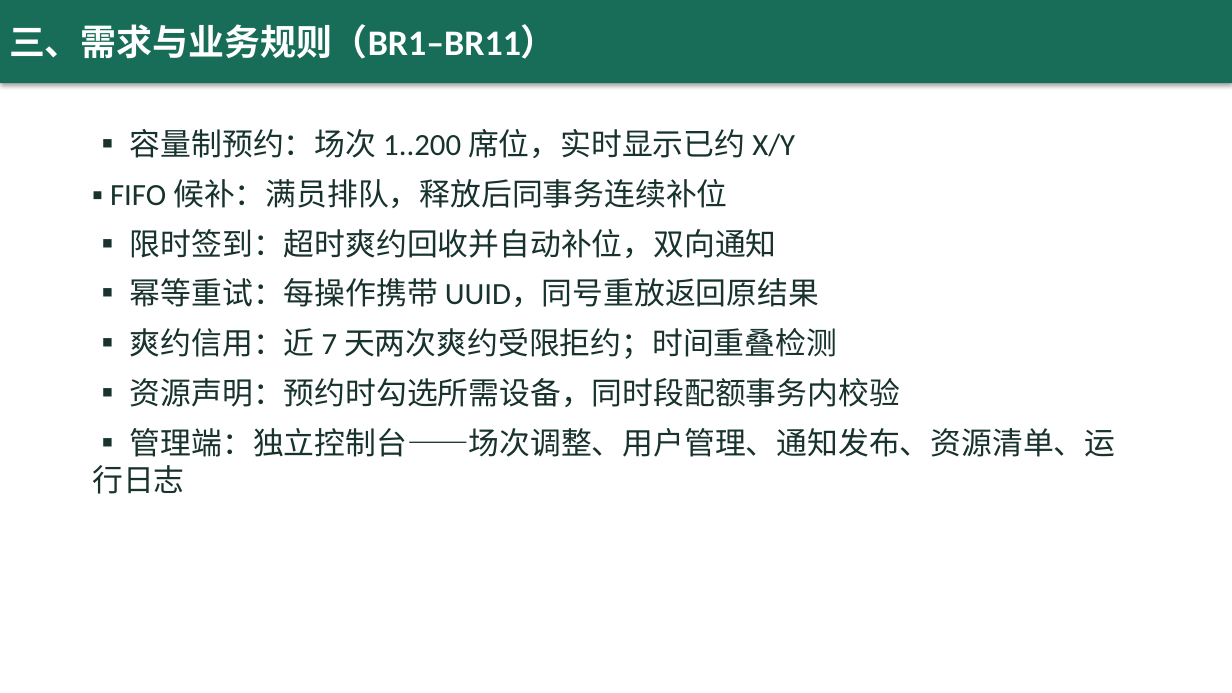
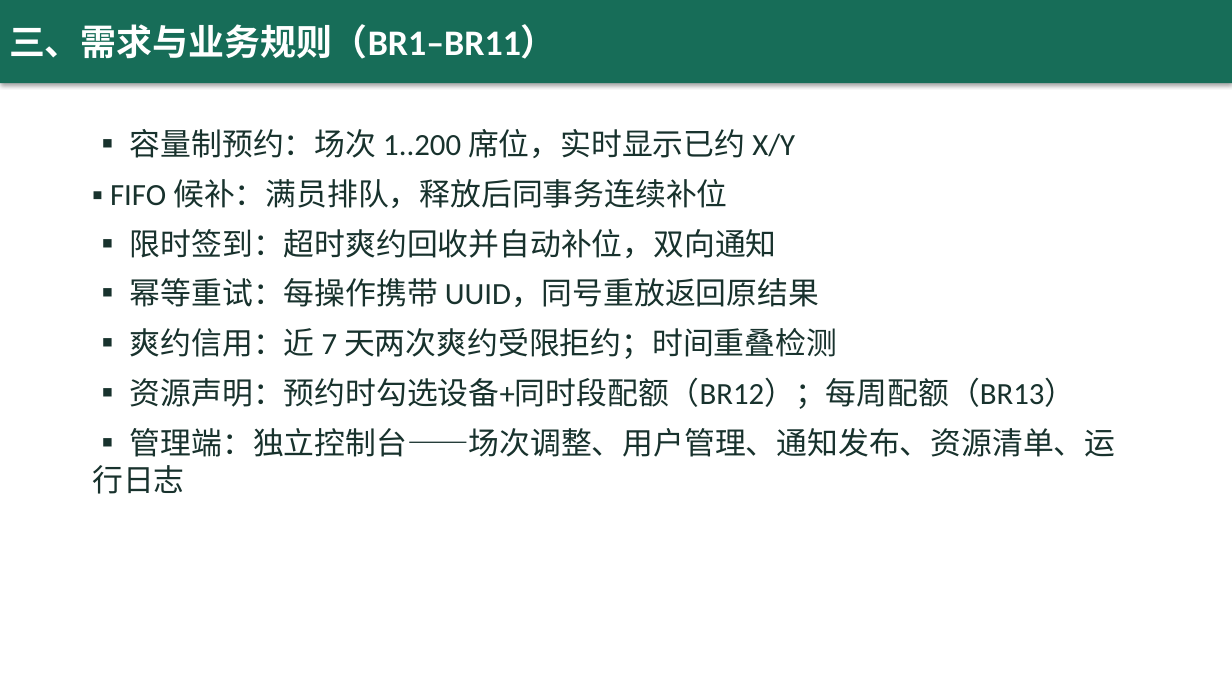
Before and after one commit to yq6666-66/lab-booking-system, a slide deck: slide 4 of docs/thesis/答辩演示.pptx. Drawn at 1232x693 pixels with LibreOffice and Linux fonts; fonts in the diff are those of the drawing. Boxes give left, top, right and bottom in pixels: in the first picture for what was removed or moved away, otherwise in the second. Text is boxed around its words. In the diff, an @@ line names an element or a change of style, - is before the commit and + after.

Commit message:
feat: r16 对标开源系统能力深化——周期发布/每周配额/签退实机时/日历导出（1.6.0）
对标 LibreBooking/Booked Scheduler 四项招牌能力：
- 周期性场次发布：publish 可选 weekdays 7 位掩码（仅周一三五等），
  publish_slots_week 按北京星期过滤（T45：3 天×8 时段断言）
- 每周预约配额 BR13：--quota-weekly N 限本周（北京周一 0 点起）有效预约数，
  超限 409 WEEKLY_QUOTA、跨周自动重置（T46）
- 签退与实机时利用率：POST /api/reservations/{id}/checkout（本人/已签到/未结束，
  幂等），reservations 幂等追加 checked_out_at，db_check 加两条签退不变量；
  lab_utilization 新增 actual_minutes/utilization_actual 实机时口径（T47 对账）
- 我的预约 iCalendar 导出：GET /api/me/calendar/export（VEVENT/UTC）
- 明确取舍：QR 码签到（C 端 QR 编码无依赖实现成本过高，论文记录）
- 集成 48 项、契约 33 端点全绿；CONTRACT/CHANGELOG 1.6.0/PROGRESS/README/
  论文（BR13/实机时/周期发布/48 项口径）/PPT 同步

```diff
--- a/docs/thesis/答辩演示.pptx
+++ b/docs/thesis/答辩演示.pptx
@@ text at (130, 378, 1076, 409): text changed @@
-▪ 资源声明：预约时勾选所需设备，同时段配额事务内校验
+▪ 资源声明：预约时勾选设备+同时段配额（BR12）；每周配额（BR13）
```
Also in this commit, not shown: 2 other slides changed, 20 other files.
